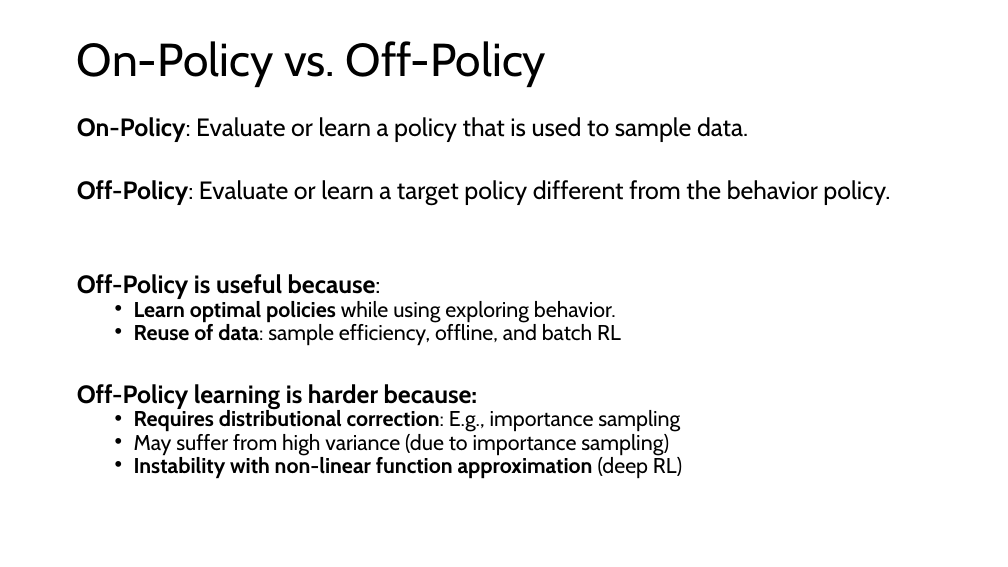
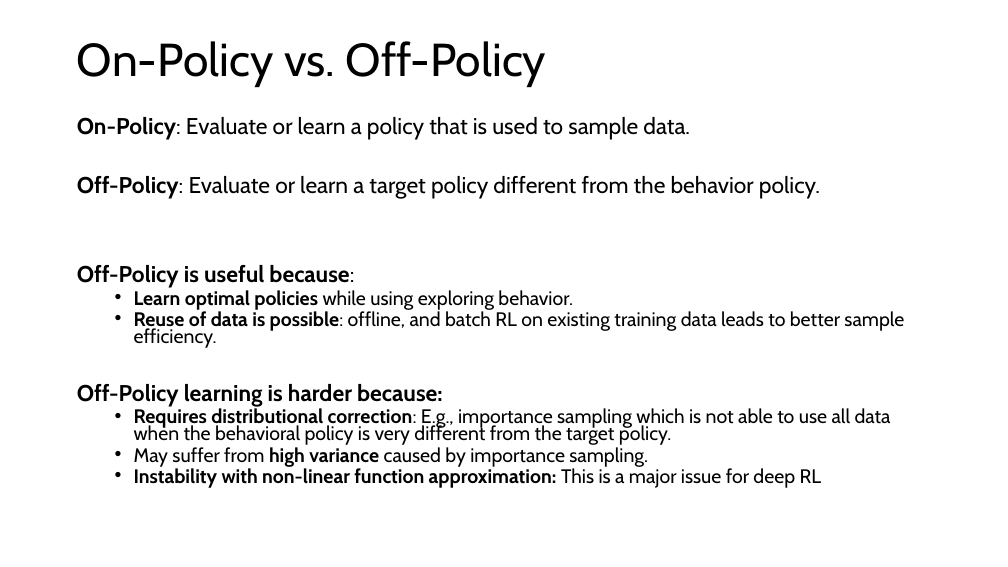
Before and after one commit to mhahsler/Introduction_to_Reinforcement_Learning, a slide deck: slide 21 of slides/Lecture_Chapter08.pptx. Drawn at 1008x567 pixels with LibreOffice and Linux fonts; fonts in the diff are those of the drawing. Boxes give left, top, right and bottom in pixels: in the first picture for what was removed or moved away, otherwise in the second. Text is boxed around its words. In the diff, an @@ line names an element or a change of style, - is before the commit and + after.

```diff
--- a/slides/Lecture_Chapter08.pptx
+++ b/slides/Lecture_Chapter08.pptx
@@ text at [77,117,820,407]: size 23.8 to 21.7 pt in "On-Policy: Evaluate or learn a policy that ...", "Off-Policy: Evaluate or learn a target policy ...", "Off-Policy is useful because:", "Off-Policy learning is harder because:"; size 20.4 to 18.6 pt in "Learn optimal policies while using exploring behavior." @@
@@ text at [134,311,904,348]: text changed; size 20.4 to 18.6 pt @@
-  • Reuse of data: sample efficiency, offline, and batch RL
+  • Reuse of data is possible: offline, and batch RL on existing training data leads to better sample efficiency.
@@ text at [134,408,891,488]: text changed; size 20.4 to 18.6 pt @@
-  • Requires distributional correction: E.g., importance sampling
-  • May suffer from high variance (due to importance sampling)
-  • Instability with non-linear function approximation (deep RL)
+  • Requires distributional correction: E.g., importance sampling which is not able to use all data when the behavioral policy is very different from the target policy.
+  • May suffer from high variance caused by importance sampling.
+  • Instability with non-linear function approximation: This is a major issue for deep RL
```
Also in this commit, not shown: 3 other slides changed, 1 other file.
